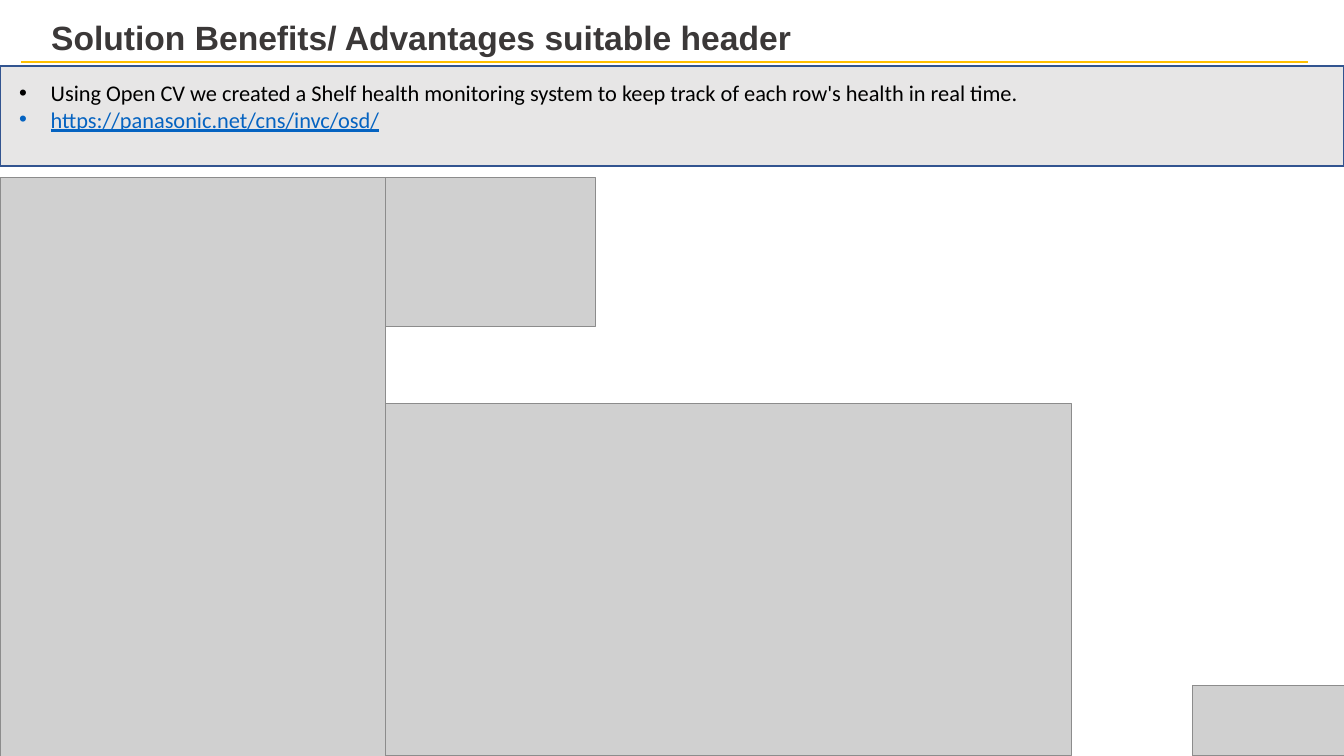
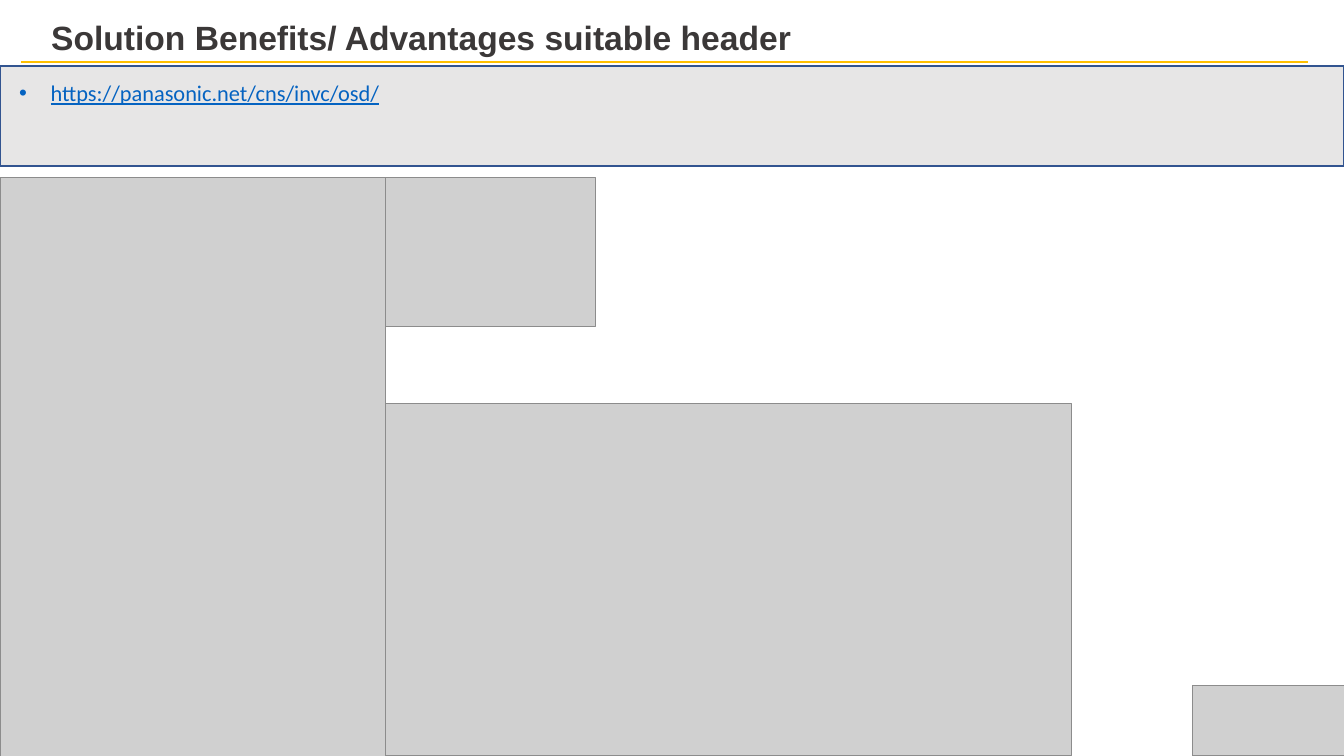
Before and after one commit to ankitnamdeo34/hackerearth_p-g, a slide deck: slide 3 of P_and_G_final_a.pptx. Drawn at 1344x756 pixels with LibreOffice and Linux fonts; fonts in the diff are those of the drawing; grey boxes stand for pictures. Boxes give left, top, right and bottom in pixels: in the first picture for what was removed or moved away, otherwise in the second. Text is boxed around its words. In the diff, an @@ line names an element or a change of style, - is before the commit and + after.

```diff
--- a/P_and_G_final_a.pptx
+++ b/P_and_G_final_a.pptx
@@ text at bbox=[51, 85, 1017, 105]: paragraph removed @@
-• Using Open CV we created a Shelf health monitoring system to keep track of each row's health in real time.
```
Also in this commit, not shown: 3 other files.
